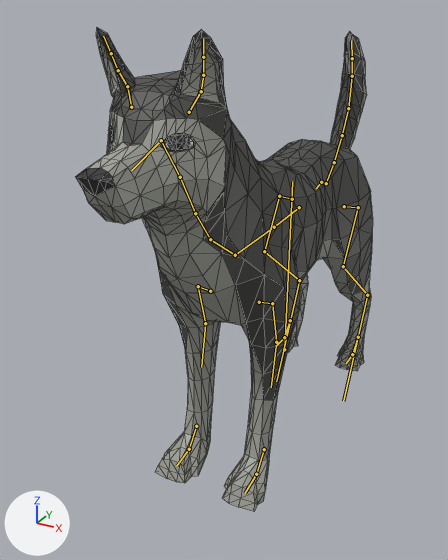
The glTF model Pilire/Animals3D/husky.gltf, before and after one commit.
The view is the same before and after, from a camera (50 mm lens) standing at (1.86, -4.53, 3.29) and looking at (-0.27, -0.64, 1.34). Arrows for +X, +Y and +Z are at lower left; the lights stay in place. The older version comes first. The bones that change, and the others that lie on the model, are drawn over the model as lines. Mesh edges are drawn as thin lines.
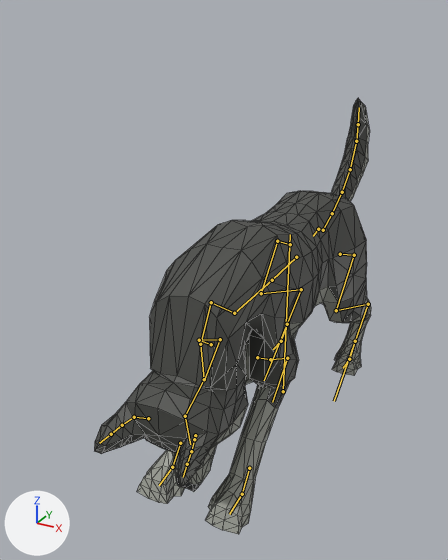
The newer file adds an action. The first version stands in its rest pose; the second is drawn at frame 33 of the action 'Companion_Eat'.

Pixel boxes (x1, y1, x2, y2) of what changed, in the pictures (448 x 560 px):
'Cube', posed (7% narrower, 10% shorter)
    before: (75, 28, 373, 511)
    after: (94, 98, 371, 534)
bone 'Body', root to tip
    before: (284, 349) to (292, 181)
    after: (283, 391) to (290, 234)
bone 'Neck1', root to tip
    before: (210, 239) to (195, 213)
    after: (211, 302) to (200, 344)
bone 'Neck2', root to tip
    before: (195, 213) to (180, 177)
    after: (200, 344) to (204, 379)
bone 'Neck3', root to tip
    before: (180, 177) to (161, 140)
    after: (204, 379) to (185, 416)
bone 'FrontUpperLeg.L', root to tip
    before: (272, 303) to (276, 342)
    after: (270, 359) to (287, 358)
bone 'FrontLowerLeg.L', root to tip
    before: (276, 342) to (271, 387)
    after: (287, 358) to (272, 402)
bone 'FrontUpperLeg.R', root to tip
    before: (198, 286) to (205, 323)
    after: (199, 340) to (220, 339)
bone 'FrontLowerLeg.R', root to tip
    before: (205, 323) to (201, 367)
    after: (220, 339) to (204, 381)
bone 'BackLeg.L', root to tip
    before: (358, 207) to (343, 266)
    after: (354, 255) to (336, 310)
bone 'BackUpperLeg.L', root to tip
    before: (343, 266) to (367, 295)
    after: (336, 310) to (368, 304)
bone 'BackLowerLeg.L', root to tip
    before: (367, 295) to (343, 401)
    after: (368, 304) to (334, 401)
bone 'BackLeg.R', root to tip
    before: (279, 196) to (264, 251)
    after: (277, 241) to (261, 293)
bone 'BackUpperLeg.R', root to tip
    before: (264, 251) to (299, 280)
    after: (261, 293) to (301, 289)
bone 'BackLowerLeg.R', root to tip
    before: (299, 280) to (276, 381)
    after: (301, 289) to (264, 380)
bone 'Tail1', root to tip
    before: (326, 183) to (334, 162)
    after: (323, 230) to (332, 213)
bone 'IKBackLeg.L', root to tip
    before: (358, 337) to (352, 354)
    after: (355, 341) to (349, 359)
bone 'IKFrontLeg.L', root to tip
    before: (264, 449) to (256, 474)
    after: (249, 468) to (242, 494)
bone 'IKBackLeg.R', root to tip
    before: (290, 320) to (284, 337)
    after: (287, 324) to (281, 341)
bone 'IKFrontLeg.R', root to tip
    before: (196, 426) to (189, 449)
    after: (180, 443) to (172, 467)

The change, as a list of edits to the scene's bpy script:
```text
Change bone_body:
    where bone_body = bpy.data.objects['AnimalArmature'].pose.bones['Body']
    bone_body.location: (0.0, 0.0, 0.0) -> (0.0, -0.45, 0.0)
Change bone_neck1:
    where bone_neck1 = bpy.data.objects['AnimalArmature'].pose.bones['Neck1']  # child of 'Torso3'
    bone_neck1.rotation_quaternion: (1.0, 0.0, 0.0, 0.0) -> (0.576, -0.818, 0.0, 0.0)  # degrees (0, 0, 0) -> degrees (-110, 0, 0)
Change bone_neck2:
    where bone_neck2 = bpy.data.objects['AnimalArmature'].pose.bones['Neck2']  # child of 'Neck1'
    bone_neck2.rotation_quaternion: (1.0, 0.0, 0.0, 0.0) -> (0.917, -0.399, 0.0, 0.0)  # degrees (0, 0, 0) -> degrees (-47, 0, 0)
Change bone_neck3:
    where bone_neck3 = bpy.data.objects['AnimalArmature'].pose.bones['Neck3']  # child of 'Neck2'
    bone_neck3.rotation_quaternion: (1.0, 0.0, 0.0, 0.0) -> (0.799, 0.601, -0.002, -0.007)  # degrees (0, 0, 0) -> degrees (74, 0, -1)
Change bone_frontupperleg_l:
    where bone_frontupperleg_l = bpy.data.objects['AnimalArmature'].pose.bones['FrontUpperLeg.L']  # child of 'FrontShoulder.L'
    bone_frontupperleg_l.rotation_quaternion: (1.0, 0.0, 0.0, 0.0) -> (0.91, 0.415, 0.01, 0.005)  # degrees (0, 0, 0) -> degrees (49, 1, 1)
Change bone_frontlowerleg_l:
    where bone_frontlowerleg_l = bpy.data.objects['AnimalArmature'].pose.bones['FrontLowerLeg.L']  # child of 'FrontUpperLeg.L'
    bone_frontlowerleg_l.rotation_quaternion: (1.0, 0.0, 0.0, 0.0) -> (-0.738, -0.674, -0.006, -0.019)  # degrees (0, 0, 0) -> degrees (85, -1, 2)
Change bone_frontupperleg_r:
    where bone_frontupperleg_r = bpy.data.objects['AnimalArmature'].pose.bones['FrontUpperLeg.R']  # child of 'FrontShoulder.R'
    bone_frontupperleg_r.rotation_quaternion: (1.0, 0.0, 0.0, 0.0) -> (0.91, 0.415, -0.01, -0.005)  # degrees (0, 0, 0) -> degrees (49, -1, -1)
Change bone_frontlowerleg_r:
    where bone_frontlowerleg_r = bpy.data.objects['AnimalArmature'].pose.bones['FrontLowerLeg.R']  # child of 'FrontUpperLeg.R'
    bone_frontlowerleg_r.rotation_quaternion: (1.0, 0.0, 0.0, 0.0) -> (-0.738, -0.674, 0.006, 0.019)  # degrees (0, 0, 0) -> degrees (85, 1, -2)
Change bone_backleg_l:
    where bone_backleg_l = bpy.data.objects['AnimalArmature'].pose.bones['BackLeg.L']  # child of 'BackShoulder.L'
    bone_backleg_l.rotation_quaternion: (1.0, 0.0, 0.0, 0.0) -> (0.996, -0.085, 0.0, -0.001)  # degrees (0, 0, 0) -> degrees (-10, 0, 0)
Change bone_backupperleg_l:
    where bone_backupperleg_l = bpy.data.objects['AnimalArmature'].pose.bones['BackUpperLeg.L']  # child of 'BackLeg.L'
    bone_backupperleg_l.rotation_quaternion: (1.0, 0.0, 0.0, 0.0) -> (0.977, 0.214, 0.001, 0.004)  # degrees (0, 0, 0) -> degrees (25, 0, 1)
Change bone_backlowerleg_l:
    where bone_backlowerleg_l = bpy.data.objects['AnimalArmature'].pose.bones['BackLowerLeg.L']  # child of 'BackUpperLeg.L'
    bone_backlowerleg_l.rotation_quaternion: (1.0, 0.0, 0.0, 0.0) -> (0.935, 0.356, 0.003, 0.009)  # degrees (0, 0, 0) -> degrees (42, 0, 1)
Change bone_backleg_r:
    where bone_backleg_r = bpy.data.objects['AnimalArmature'].pose.bones['BackLeg.R']  # child of 'BackShoulder.R'
    bone_backleg_r.rotation_quaternion: (1.0, 0.0, 0.0, 0.0) -> (0.996, -0.085, 0.0, 0.001)  # degrees (0, 0, 0) -> degrees (-10, 0, 0)
Change bone_backupperleg_r:
    where bone_backupperleg_r = bpy.data.objects['AnimalArmature'].pose.bones['BackUpperLeg.R']  # child of 'BackLeg.R'
    bone_backupperleg_r.rotation_quaternion: (1.0, 0.0, 0.0, 0.0) -> (0.977, 0.214, -0.001, -0.004)  # degrees (0, 0, 0) -> degrees (25, 0, -1)
Change bone_backlowerleg_r:
    where bone_backlowerleg_r = bpy.data.objects['AnimalArmature'].pose.bones['BackLowerLeg.R']  # child of 'BackUpperLeg.R'
    bone_backlowerleg_r.rotation_quaternion: (1.0, 0.0, 0.0, 0.0) -> (0.935, 0.356, -0.003, -0.009)  # degrees (0, 0, 0) -> degrees (42, 0, -1)
Change bone_tail1:
    where bone_tail1 = bpy.data.objects['AnimalArmature'].pose.bones['Tail1']  # child of 'Back'
    bone_tail1.rotation_quaternion: (1.0, 0.0, 0.0, 0.0) -> (0.989, -0.149, -0.007, -0.01)  # degrees (0, 0, 0) -> degrees (-17, -1, -1)
Change bone_ikbackleg_l:
    where bone_ikbackleg_l = bpy.data.objects['AnimalArmature'].pose.bones['IKBackLeg.L']
    bone_ikbackleg_l.location: (0.0, 0.0, 0.0) -> (0.0, 0.07, -0.06)
Change bone_ikfrontleg_l:
    where bone_ikfrontleg_l = bpy.data.objects['AnimalArmature'].pose.bones['IKFrontLeg.L']
    bone_ikfrontleg_l.location: (0.0, 0.0, 0.0) -> (0.0, 0.15, -0.18)
Change bone_ikbackleg_r:
    where bone_ikbackleg_r = bpy.data.objects['AnimalArmature'].pose.bones['IKBackLeg.R']
    bone_ikbackleg_r.location: (0.0, 0.0, 0.0) -> (0.0, 0.07, -0.06)
Change bone_ikfrontleg_r:
    where bone_ikfrontleg_r = bpy.data.objects['AnimalArmature'].pose.bones['IKFrontLeg.R']
    bone_ikfrontleg_r.location: (0.0, 0.0, 0.0) -> (0.0, 0.15, -0.18)
```
